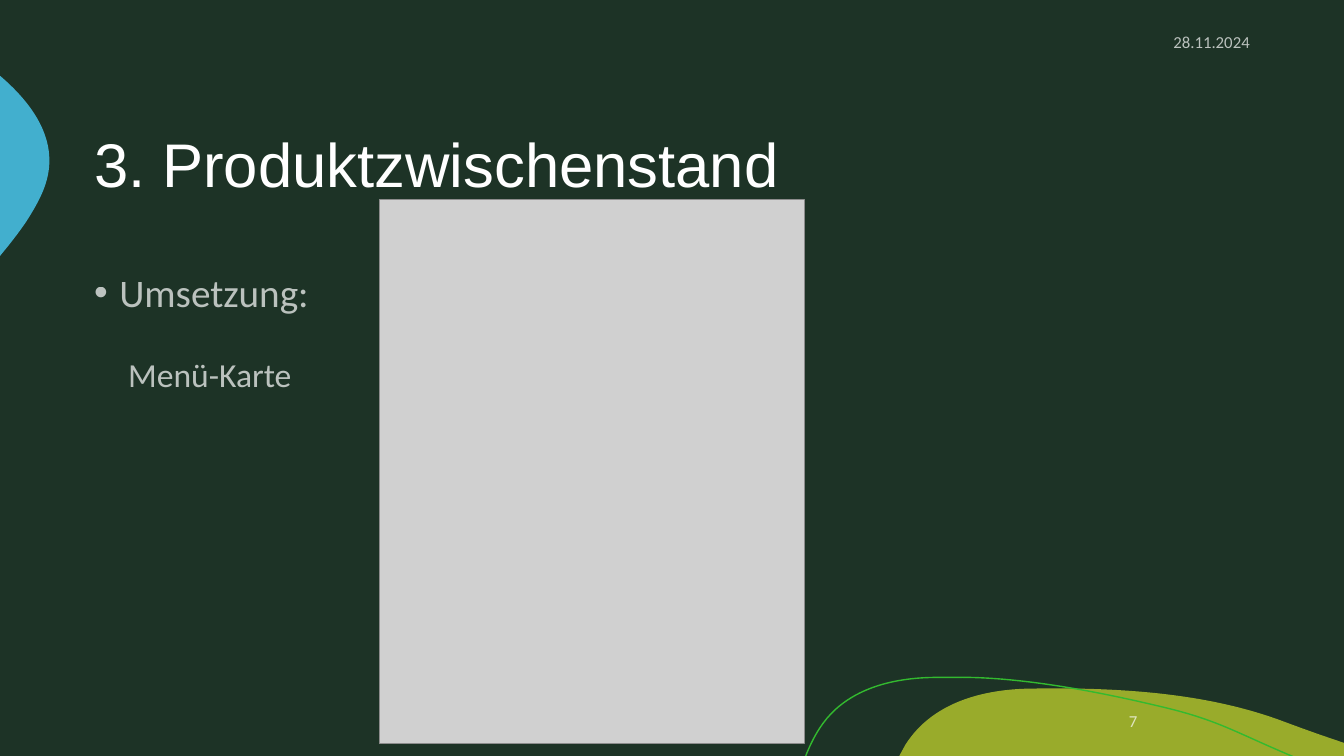
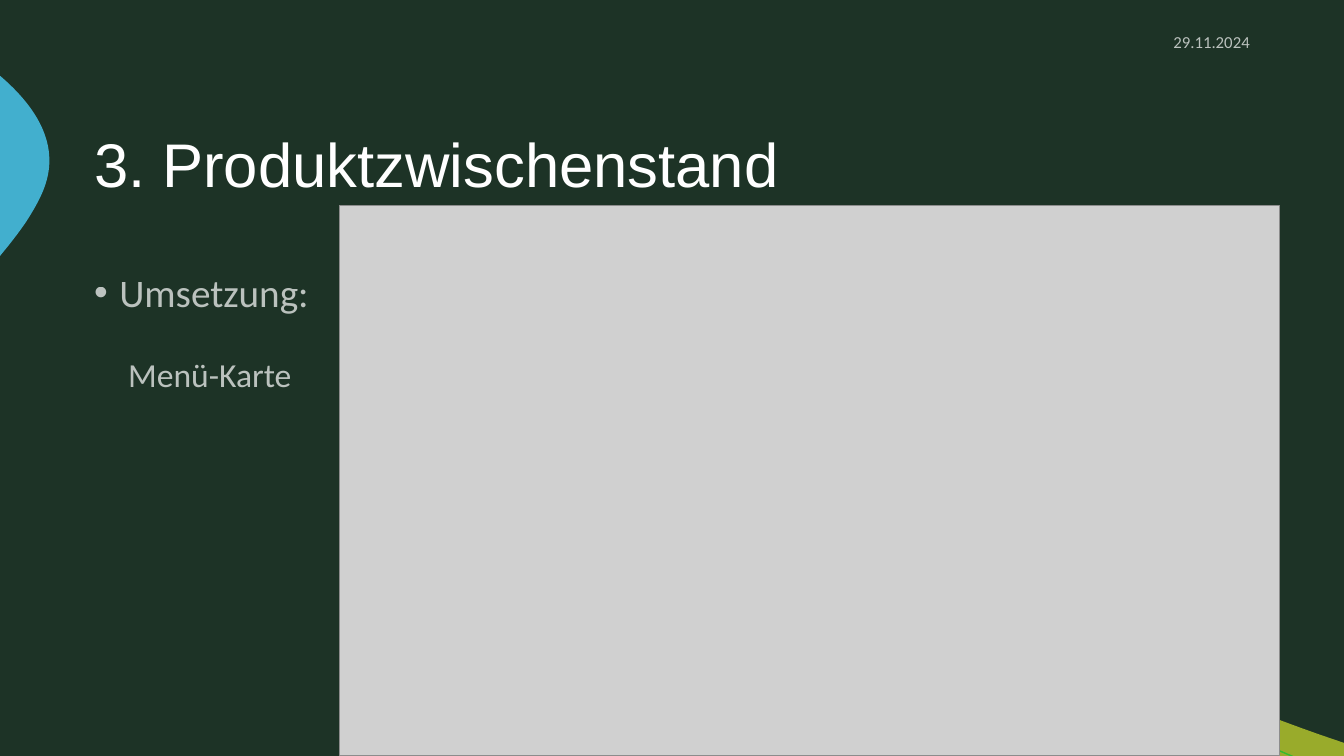
Before and after one commit to zIExpantion/ZumGelbenBach, a slide deck: slide 7 of Dokumente/Sprint-Backlog/Sprint-Backlog1.pptx. Drawn at 1344x756 pixels with LibreOffice and Linux fonts; fonts in the diff are those of the drawing; grey boxes stand for pictures; background and template pictures are left out. Boxes give left, top, right and bottom in pixels: in the first picture for what was removed or moved away, otherwise in the second. Text is boxed around its words. In the diff, an @@ line names an element or a change of style, - is before the commit and + after.

```diff
--- a/Dokumente/Sprint-Backlog/Sprint-Backlog1.pptx
+++ b/Dokumente/Sprint-Backlog/Sprint-Backlog1.pptx
@@ text at (1173,37,1249,48): text changed @@
-28.11.2024
+29.11.2024
@@ picture added at (340,206,1279,756) @@
@@ picture removed at (379,200,805,743) @@
@@ page number removed at (1129,716,1137,727) @@
-7
```
Also in this commit, not shown: 16 other slides changed, 2 slides added, 2 other files.
